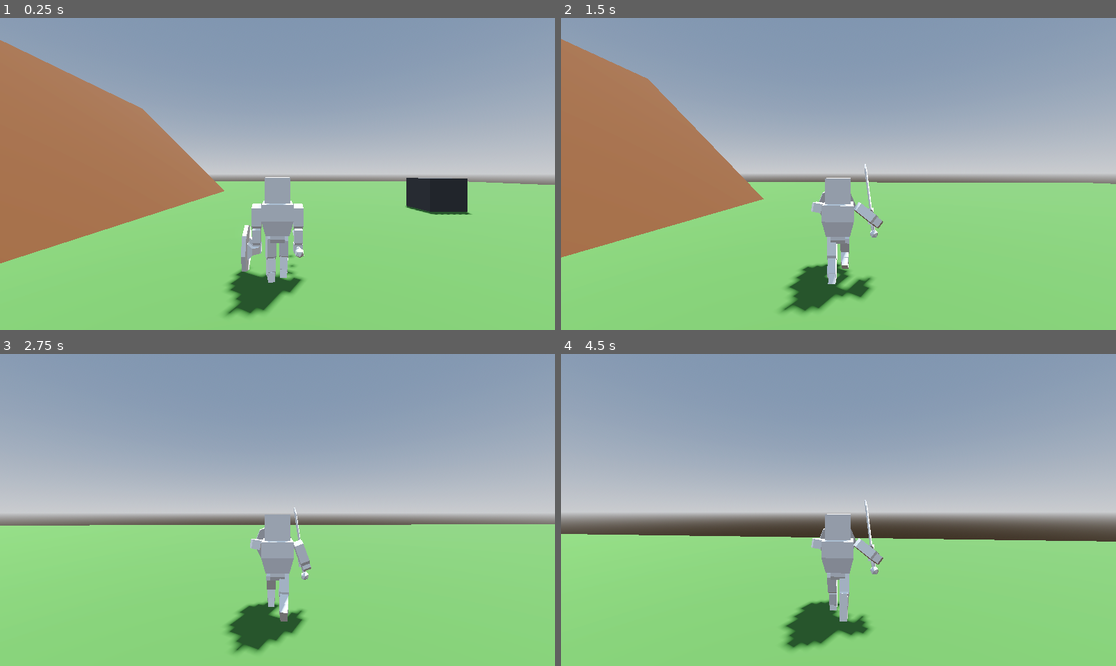
Above: before the commit, frames 1-4 (two rows, left to right).
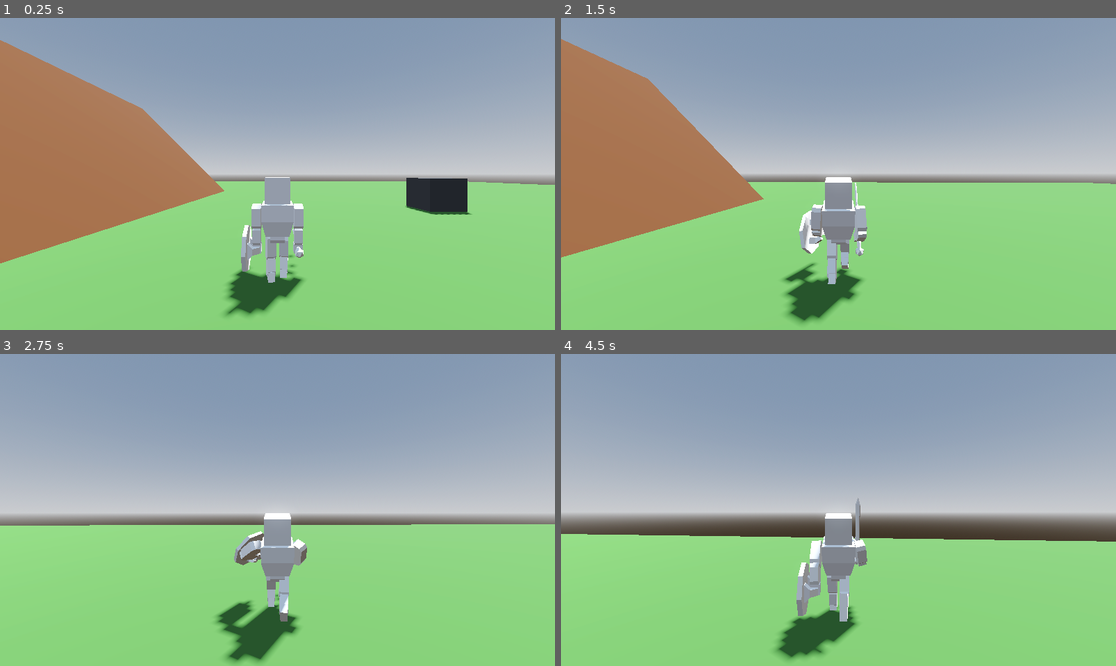
Above: after the commit, the same moments.

Repository: Lordaloa/rv-godot-project-005
Game: Godot game, scene res://Assets/Scenes/World/World.tscn
Two runs of this game, one before a commit and one after it. Both use one fixed random seed, a clock stepped at 60 frames per second and the inputs below.
Inputs (mouse positions are in pixels of both pictures, inside the frame that each line leads up to):
- Up to frame 1 (0.25 s): no input
- Up to frame 2 (1.5 s): move the mouse to (866, 174) at 0.52 s; press the mouse at (866, 174) at 0.53 s; hold W (forward) from 0.53 s (still down); move the mouse to (810, 174) at 1.27 s; release the mouse at (810, 174) at 1.28 s; click (810, 174) at 1.35 s
- Up to frame 3 (2.75 s): keep holding W (forward); move the mouse to (288, 503) at 2.02 s; press the mouse at (288, 503) at 2.03 s
- Up to frame 4 (4.5 s): keep holding W (forward); move the mouse to (832, 516) at 2.77 s; release the mouse at (832, 516) at 2.78 s; click (832, 516) at 2.85 s; move the mouse to (877, 513) at 3.52 s; press the mouse at (877, 513) at 3.53 s; move the mouse to (794, 506) at 4.27 s; release the mouse at (794, 506) at 4.28 s; click (794, 506) at 4.35 s

The runs differ from the first frame. In frame 1, 0.2% of the frame differs, in the area x 40-55%, y 58-91%; in frame 2, 2.5%; in frame 3, 2.0%; in frame 4, 3.0%, in the area x 38-59%, y 46-99%.

Commit message:
F-rig-002: camera_look_at spine rotation

Diff:
--- a/Assets/Scenes/Human.tscn
+++ b/Assets/Scenes/Human.tscn
@@ -28,7 +28,7 @@
 min_space = 0.0
 
 [sub_resource type="AnimationNodeBlendTree" id="AnimationNodeBlendTree_7oa2v"]
-graph_offset = Vector2(-100.666664, 156)
+graph_offset = Vector2(112.666664, 313.33334)
 nodes/output/position = Vector2(986.6667, 240)
 nodes/Running/node = SubResource("AnimationNodeBlendSpace1D_jxekh")
 nodes/Running/position = Vector2(226.66667, 133.33333)
@@ -43,7 +43,7 @@
 
 [node name="Skeleton3D" parent="Skeleton" index="0"]
 transform = Transform3D(-4.371139e-08, 0, 1, 0, 1, 0, -1, 0, -4.371139e-08, 0, 0, 0)
-bones/1/position = Vector3(0, -0.27302656, 0)
+bones/1/position = Vector3(0, -0.2809343, 0)
 bones/2/rotation = Quaternion(0.999723, 3.642777e-09, -7.253016e-08, 0.023535479)
 bones/3/rotation = Quaternion(0.050797492, 5.2122555e-08, 6.828087e-09, 0.99870896)
 bones/4/rotation = Quaternion(0.687555, 6.6907404e-08, 9.531964e-08, 0.72613233)
@@ -62,13 +62,20 @@
 bones/15/rotation = Quaternion(-0.7048461, -0.05649819, -0.056498088, 0.7048461)
 bones/16/position = Vector3(-0.11230787, -0.38293505, 0.2511084)
 bones/16/rotation = Quaternion(0.70484614, -0.05649811, 0.05649811, 0.704846)
-bones/17/position = Vector3(0, -0.27302656, 0)
-bones/18/rotation = Quaternion(0.9820454, 0.0044801254, 0.04433711, -0.18330574)
-bones/19/rotation = Quaternion(-0.34855887, -1.4959448e-07, -7.483367e-08, 0.9372869)
-bones/20/rotation = Quaternion(0.8174979, 0.0022189445, -0.006122576, 0.57589465)
-bones/21/rotation = Quaternion(0.9931782, -0.022291146, -0.10318538, -0.049528323)
-bones/22/rotation = Quaternion(-0.3214041, -1.524773e-07, -6.87814e-08, 0.9469422)
-bones/23/rotation = Quaternion(0.8726591, 0.012999801, -0.026772857, 0.48742217)
+bones/17/position = Vector3(0, -0.2809343, 0)
+bones/18/rotation = Quaternion(0.98706913, 0.0032496452, 0.044548184, -0.15394622)
+bones/19/rotation = Quaternion(-0.27915373, -1.5579164e-07, -5.9285373e-08, 0.96024644)
+bones/20/rotation = Quaternion(0.79179955, 0.0019113834, -0.0060843346, 0.6107478)
+bones/21/rotation = Quaternion(0.9943007, -0.018660907, -0.1030953, -0.019727688)
+bones/22/rotation = Quaternion(-0.24442933, -1.572227e-07, -5.2109847e-08, 0.96966714)
+bones/23/rotation = Quaternion(0.84709656, 0.01129121, -0.026574718, 0.5306541)
+
+[node name="LookAtModifier3D" type="LookAtModifier3D" parent="Skeleton/Skeleton3D" index="16"]
+transform = Transform3D(-4.371139e-08, 0, -1, 0, 1, 0, 1, 0, -4.371139e-08, 0, 0, 0)
+target_node = NodePath("../../../SpringArmPivot/SpringArm3D/Camera3D/LookAtTarget3D")
+bone_name = "Spine_Upper"
+bone = 1
+forward_axis = 5
 
 [node name="CollisionShape3D" type="CollisionShape3D" parent="." index="2"]
 transform = Transform3D(1, 0, 0, 0, 1, 0, 0, 0, 1, 0, 0.5, 0)
@@ -79,9 +86,12 @@
 [node name="SpringArm3D" type="SpringArm3D" parent="SpringArmPivot" index="0"]
 transform = Transform3D(1, 0, 0, 0, 1, 0, 0, 0, 1, 0, 1, 0.5)
 spring_length = 1.5
-margin = 0.1
+margin = 0.5
 
 [node name="Camera3D" type="Camera3D" parent="SpringArmPivot/SpringArm3D" index="0"]
+
+[node name="LookAtTarget3D" type="Node3D" parent="SpringArmPivot/SpringArm3D/Camera3D" index="0"]
+transform = Transform3D(1, 0, 0, 0, 1, 0, 0, 0, 1, 0, 0, -5)
 
 [node name="AnimationTree" type="AnimationTree" parent="." index="4"]
 root_motion_track = NodePath("Skeleton/Skeleton3D:Root")
--- a/Assets/Scripts/Human.gd
+++ b/Assets/Scripts/Human.gd
@@ -2,15 +2,20 @@
 
 @onready var armature = $Skeleton
 @onready var skeleton = $Skeleton/Skeleton3D
+@onready var skeleton_look_at_modifier = $Skeleton/Skeleton3D/LookAtModifier3D
 @onready var spring_arm_pivot = $SpringArmPivot
 @onready var spring_arm = $SpringArmPivot/SpringArm3D
-@onready var camera = $SpringArmPivot/SpringArm3D/Camera3D
 @onready var anim_tree = $AnimationTree
 
 const SPEED = 5.0
 const JUMP_VELOCITY = 4.5
 const LERP_VAL = 0.15
+const ATTACKING_COOLDOWN = 1.0
+const ATTACKING_LOOKAT_TIME = 0.125
+const ATTACKING_LOOKINGAWAY_TIME = 0.125
+var cooldown = 0.0
 var MOUSE_MODE = Input.MOUSE_MODE_CAPTURED
+var IS_ATTACKING = false
 
 func _ready() -> void:
 	Input.set_mouse_mode(Input.MOUSE_MODE_CAPTURED)
@@ -52,15 +57,24 @@
 	# Play running animation based on speed, perhaps add extra if prevent callback when not moving.
 	anim_tree.set("parameters/Running/blend_position", velocity.length() / SPEED)
 
-	if Input.is_action_pressed("attack"):
-		print("Attack!")
-		# var new_trans = skeleton.get_bone_global_pose(skeleton.find_bone("Spine_Upper")).looking_at(camera.global_transform.origin, Vector3.FORWARD)
-		print(skeleton.get_bone_pose(skeleton.find_bone("Spine_Upper")).basis)
-		# print(skeleton.get_bone_global_pose(skeleton.find_bone("Spine_Upper")))
-		print(spring_arm_pivot.transform.basis)
-		print(spring_arm.transform.basis)
-		print(camera.global_transform.basis)
-		# skeleton.set_bone_global_pose(skeleton.find_bone("Spine_Upper"),camera.global_transform.basis)
+	if Input.is_action_pressed("attack") and cooldown <= 0.0:
+		cooldown = ATTACKING_COOLDOWN
+		IS_ATTACKING = true;
+
 		anim_tree.set("parameters/Attack/request",AnimationNodeOneShot.ONE_SHOT_REQUEST_FIRE)
+	elif cooldown <= 0.0:
+		skeleton_look_at_modifier.set_influence(lerp(skeleton_look_at_modifier.influence, 0.0, ATTACKING_LOOKINGAWAY_TIME))
+		IS_ATTACKING = false;
 
+	if IS_ATTACKING:
+		skeleton_look_at_modifier.set_influence(lerp(skeleton_look_at_modifier.influence, 1.0, ATTACKING_LOOKAT_TIME))
+	cooldown -= delta
 	move_and_slide()
+
+# print("Attack!")
+# var new_trans = skeleton.get_bone_global_pose(skeleton.find_bone("Spine_Upper")).looking_at(camera.global_transform.origin, Vector3.FORWARD)
+# print(skeleton.get_bone_pose(skeleton.find_bone("Spine_Upper")))
+# print(skeleton.get_bone_global_pose(skeleton.find_bone("Spine_Upper")))
+# print(spring_arm_pivot.transform)
+# print(spring_arm.transform)
+# skeleton.set_bone_global_pose(skeleton.find_bone("Spine_Upper"),spring_arm_pivot.transform * spring_arm.transform)
